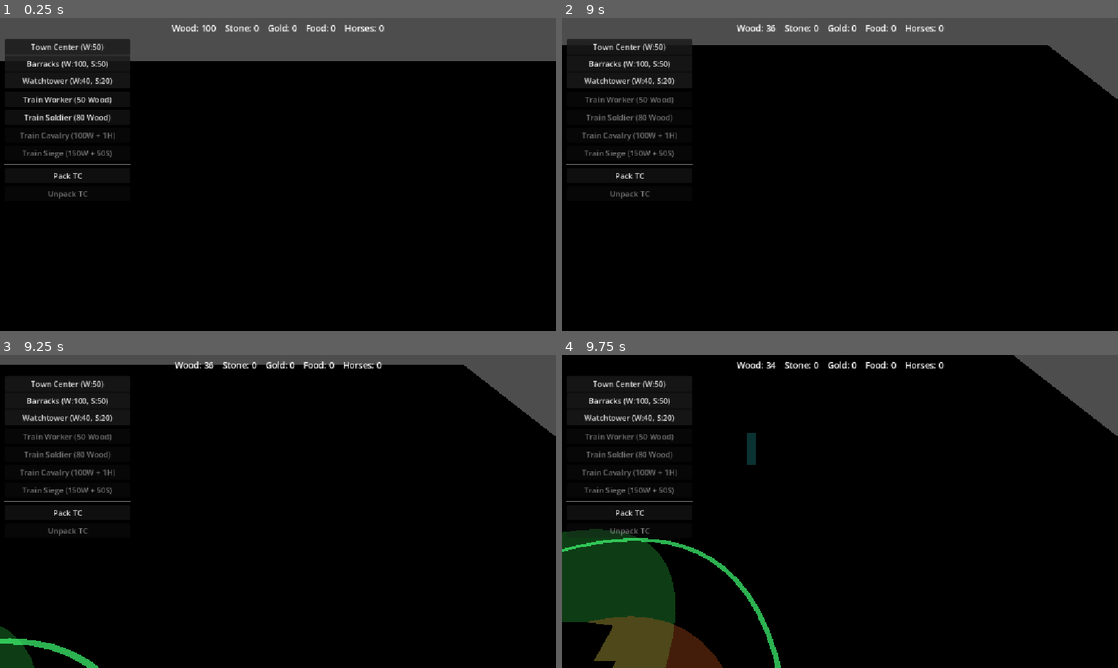
Above: before the commit, frames 1-4 (two rows, left to right).
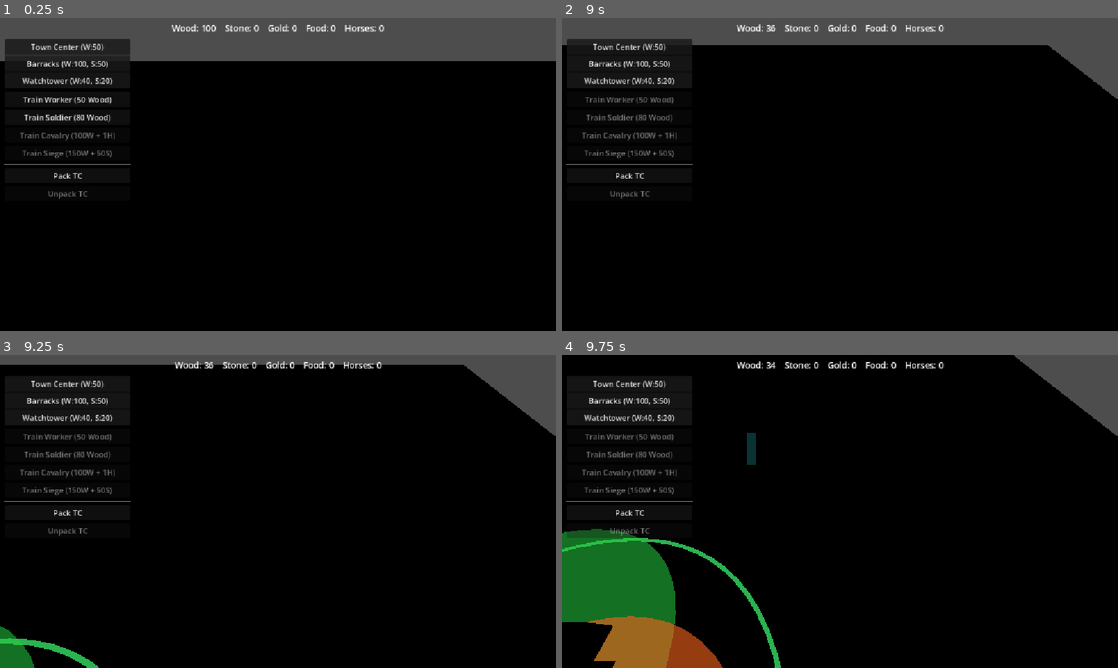
Above: after the commit, the same moments.

Repository: Ferrum-t/RTS-Game
Game: Godot game, scene res://Scenes/World/World.tscn
Same seed, same stepped clock (60 frames per second), same inputs: the game is played once before the commit and once after it.
Inputs (mouse positions are in pixels of both pictures, inside the frame that each line leads up to):
- Up to frame 1 (0.25 s): no input
- Up to frame 2 (9 s): click "Town Center (W:50)" at 0.5 s; click "Barracks (W:100, S:50)" at 1.25 s; click "Watchtower (W:40, S:20)" at 2 s; click "Train Worker (50 Wood)" at 2.75 s; tap Enter at 3.5, 8.75 s; move the mouse to (962, 158) at 3.52 s; hold D (move_right) 3.53-4.25 s; tap C at 3.6 s; click (962, 158) at 3.67 s; click "Pack TC" at 4.25 s; tap Space at 5 s; drag from (728, 190) to (812, 237) at 5.02 s; move the mouse to (895, 105) at 5.77 s; hold D (move_right) 5.78-6.5 s; tap P at 5.85 s; drag from (812, 237) to (673, 127) at 6.52 s; move the mouse to (1006, 221) at 7.27 s; hold Left (move_left) 7.28-8 s; tap U at 7.35 s; drag from (673, 127) to (756, 96) at 8.02 s; move the mouse to (867, 174) at 8.77 s; hold Down (move_back) from 8.78 s (still down); tap R at 8.85 s; click (867, 174) at 8.92 s
- Up to frame 3 (9.25 s): keep holding Down (move_back)
- Up to frame 4 (9.75 s): release Down (move_back) at 9.5 s; drag from (756, 433) to (728, 527) at 9.52 s

Frames 1-2 are identical in both runs. In frame 3, 0.5% of the frame differs, in the area x 0-7%, y 86-100%; in frame 4, 7.8%, in the area x 0-29%, y 55-100%.

Commit message:
fix(env): zone disc visuals match priority COLD>DRY>FAVORABLE (no muddy blend)

Diff:
--- a/Scripts/Systems/EnvironmentZoneService.gd
+++ b/Scripts/Systems/EnvironmentZoneService.gd
@@ -3,6 +3,8 @@
 ## Environment Zones v1.0 — Stage A: drifting zone blobs + ground visual.
 ## Stage B (harvest multiplier) is NOT wired here — wait for F5 acceptance of A.
 ## Lore limit: zones affect resource gather rate only (02_GEOGRAPHY §12/§38).
+## Visual: draw order + Y offset + render_priority so overlap shows the same
+## winner as get_multiplier_at() (COLD > DRY > FAVORABLE), not alpha mud.
 
 enum ZoneType {
 	FAVORABLE,
@@ -26,10 +28,19 @@
 	ZoneType.COLD: 0.5,
 }
 
+## Solid-enough alpha so a higher-priority disc fully covers a lower one in
+## the intersection, while still seeing units/buildings through the top disc.
 const _COLOR := {
-	ZoneType.FAVORABLE: Color(0.2, 0.85, 0.3, 0.28),
-	ZoneType.DRY: Color(0.95, 0.4, 0.15, 0.28),
-	ZoneType.COLD: Color(0.35, 0.65, 1.0, 0.28),
+	ZoneType.FAVORABLE: Color(0.15, 0.8, 0.25, 0.55),
+	ZoneType.DRY: Color(0.95, 0.38, 0.12, 0.62),
+	ZoneType.COLD: Color(0.25, 0.55, 1.0, 0.68),
+}
+
+## Slight Y stack so depth sort matches priority (FAVORABLE lowest).
+const _Y_OFFSET := {
+	ZoneType.FAVORABLE: 0.04,
+	ZoneType.DRY: 0.055,
+	ZoneType.COLD: 0.07,
 }
 
 ## Playable AABB on XZ (from MatchManager spawn layout ≈ ±20; pad for drift).
@@ -125,7 +136,8 @@
 		blob.position.y = 0.0
 		_bounce_blob(blob)
 		if blob.mesh_instance != null and is_instance_valid(blob.mesh_instance):
-			blob.mesh_instance.global_position = Vector3(blob.position.x, 0.05, blob.position.z)
+			var y: float = float(_Y_OFFSET.get(blob.type, 0.05))
+			blob.mesh_instance.global_position = Vector3(blob.position.x, y, blob.position.z)
 
 
 func _bounce_blob(blob: ZoneBlob) -> void:
@@ -170,7 +182,15 @@
 		return
 	for child in _visual_root.get_children():
 		child.queue_free()
-	for b in blobs:
+
+	# Draw low priority first, high last → COLD covers DRY covers FAVORABLE
+	# in intersections (same rule as get_multiplier_at).
+	var ordered: Array = blobs.duplicate()
+	ordered.sort_custom(func(a: ZoneBlob, b: ZoneBlob) -> bool:
+		return int(_PRIORITY.get(a.type, 0)) < int(_PRIORITY.get(b.type, 0))
+	)
+
+	for b in ordered:
 		var blob: ZoneBlob = b
 		if blob.type == ZoneType.TRANSITION:
 			continue
@@ -178,13 +198,16 @@
 		mi.name = "ZoneDisc_%s" % _type_name(blob.type)
 		mi.mesh = _make_ground_disc_mesh(blob.radius, 48)
 		var mat := StandardMaterial3D.new()
-		mat.albedo_color = _COLOR.get(blob.type, Color(1, 1, 1, 0.25))
+		mat.albedo_color = _COLOR.get(blob.type, Color(1, 1, 1, 0.5))
 		mat.transparency = BaseMaterial3D.TRANSPARENCY_ALPHA
 		mat.shading_mode = BaseMaterial3D.SHADING_MODE_UNSHADED
 		mat.cull_mode = BaseMaterial3D.CULL_DISABLED
-		mat.no_depth_test = false
+		# Higher priority draws later + higher render_priority → no muddy mix.
+		mat.render_priority = int(_PRIORITY.get(blob.type, 0))
+		mat.depth_draw_mode = BaseMaterial3D.DEPTH_DRAW_ALWAYS
 		mi.material_override = mat
-		mi.position = Vector3(blob.position.x, 0.05, blob.position.z)
+		var y: float = float(_Y_OFFSET.get(blob.type, 0.05))
+		mi.position = Vector3(blob.position.x, y, blob.position.z)
 		_visual_root.add_child(mi)
 		blob.mesh_instance = mi
 
